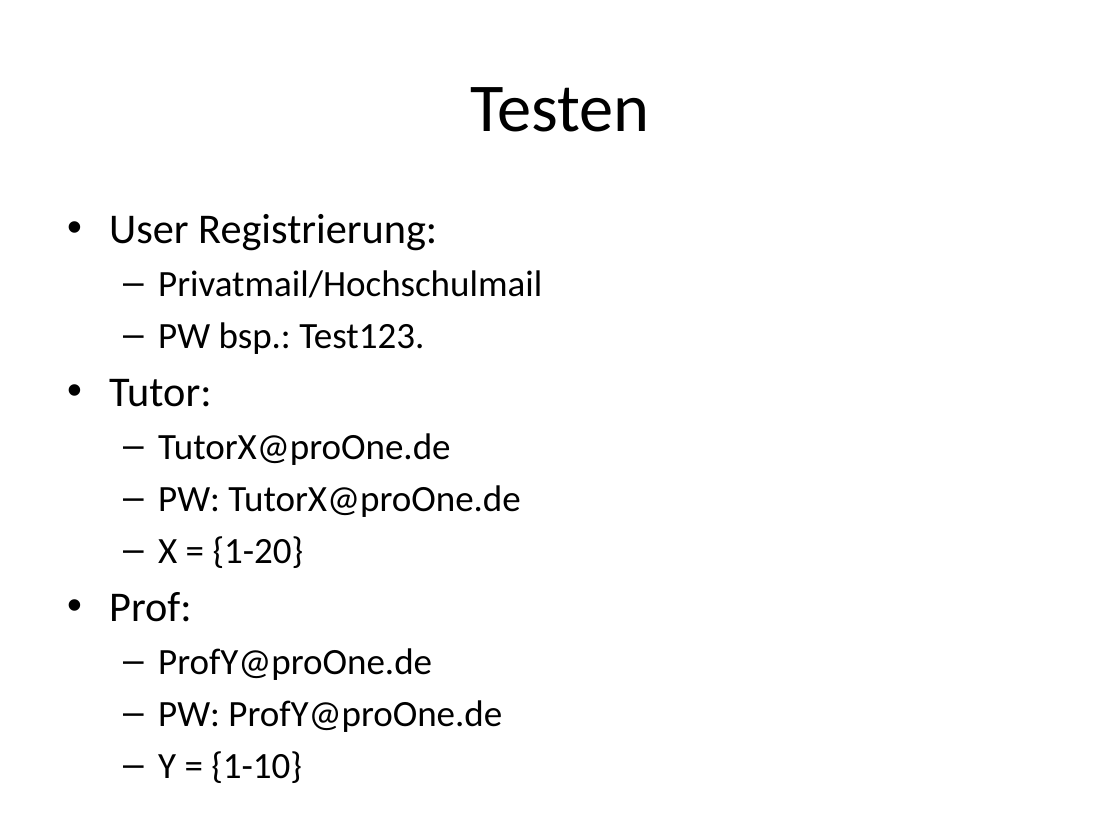
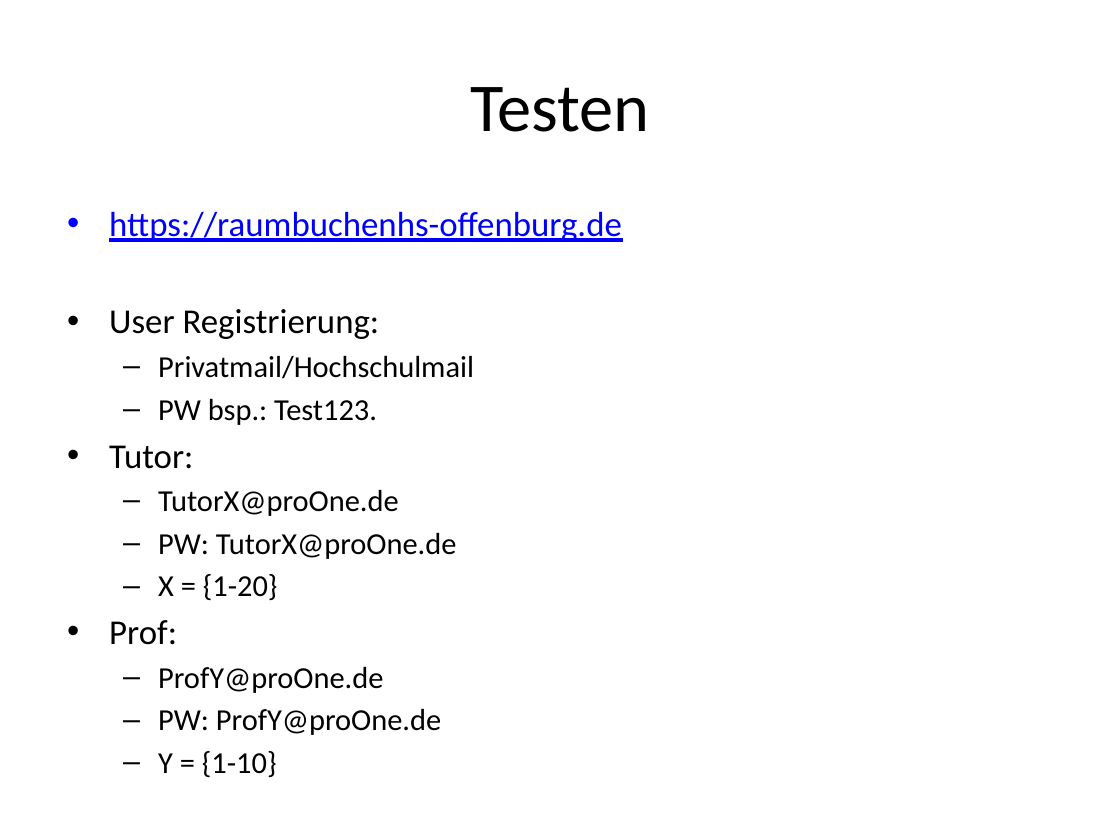
Before and after one commit to Knaeggel/Seminarraeume, a slide deck: slide 8 of doc/Verwaltung_Von_Seminarräumen/PP_Verwaltung_von_Seminarräumen.pptx. Drawn at 1120x840 pixels with LibreOffice and Linux fonts; fonts in the diff are those of the drawing. Boxes give left, top, right and bottom in pixels: in the first picture for what was removed or moved away, otherwise in the second. Text is boxed around its words. In the diff, an @@ line names an element or a change of style, - is before the commit and + after.

Commit message:
ppupdate

```diff
--- a/doc/Verwaltung_Von_Seminarräumen/PP_Verwaltung_von_Seminarräumen.pptx
+++ b/doc/Verwaltung_Von_Seminarräumen/PP_Verwaltung_von_Seminarräumen.pptx
@@ text at [109,211,622,242]: paragraph added @@
+• https://raumbuchenhs-offenburg.de
@@ text at [109,309,474,735]: size 27.2 to 22.4 pt in "User Registrierung:", "Tutor:", "Prof:"; size 23.8 to 19.6 pt in "Privatmail/Hochschulmail", "PW bsp.: Test123.", "TutorX@proOne.de", "PW: TutorX@proOne.de" and 4 more places @@
```
